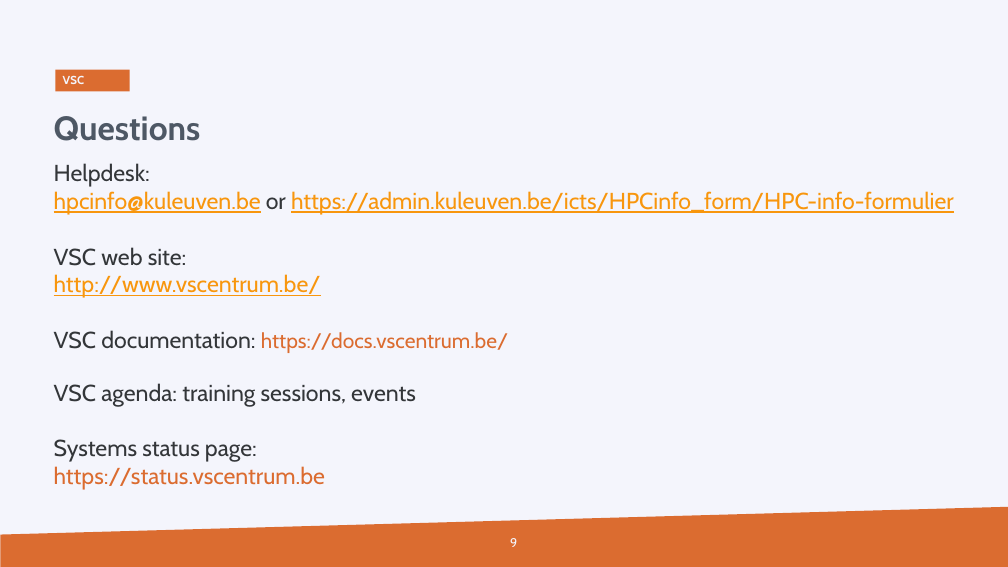
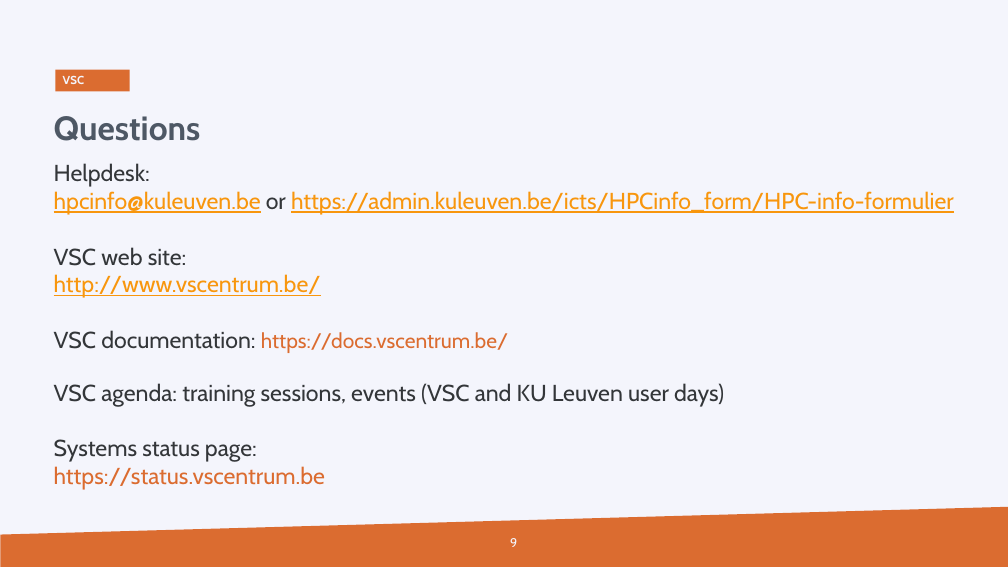
Before and after one commit to hpcleuven/HPC-intro, a slide deck: slide 9 of VSCintro-demo.pptx. Drawn at 1008x567 pixels with LibreOffice and Linux fonts; fonts in the diff are those of the drawing; background and template pictures are left out. Boxes give left, top, right and bottom in pixels: in the first picture for what was removed or moved away, otherwise in the second. Text is boxed around its words. In the diff, an @@ line names an element or a change of style, - is before the commit and + after.

Commit message:
adding user day to events

```diff
--- a/VSCintro-demo.pptx
+++ b/VSCintro-demo.pptx
@@ text at (x1=54, y1=383, x2=724, y2=407): text changed @@
-VSC agenda: training sessions, events
+VSC agenda: training sessions, events (VSC and KU Leuven user days)
```
Also in this commit, not shown: 2 other files.
